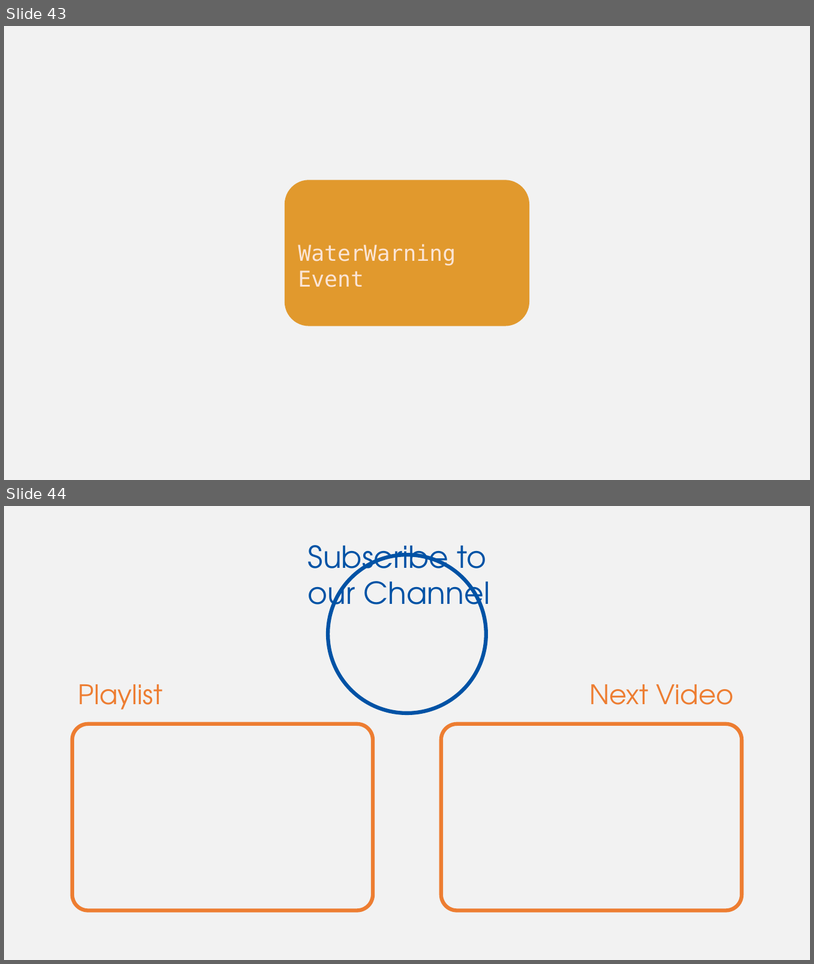
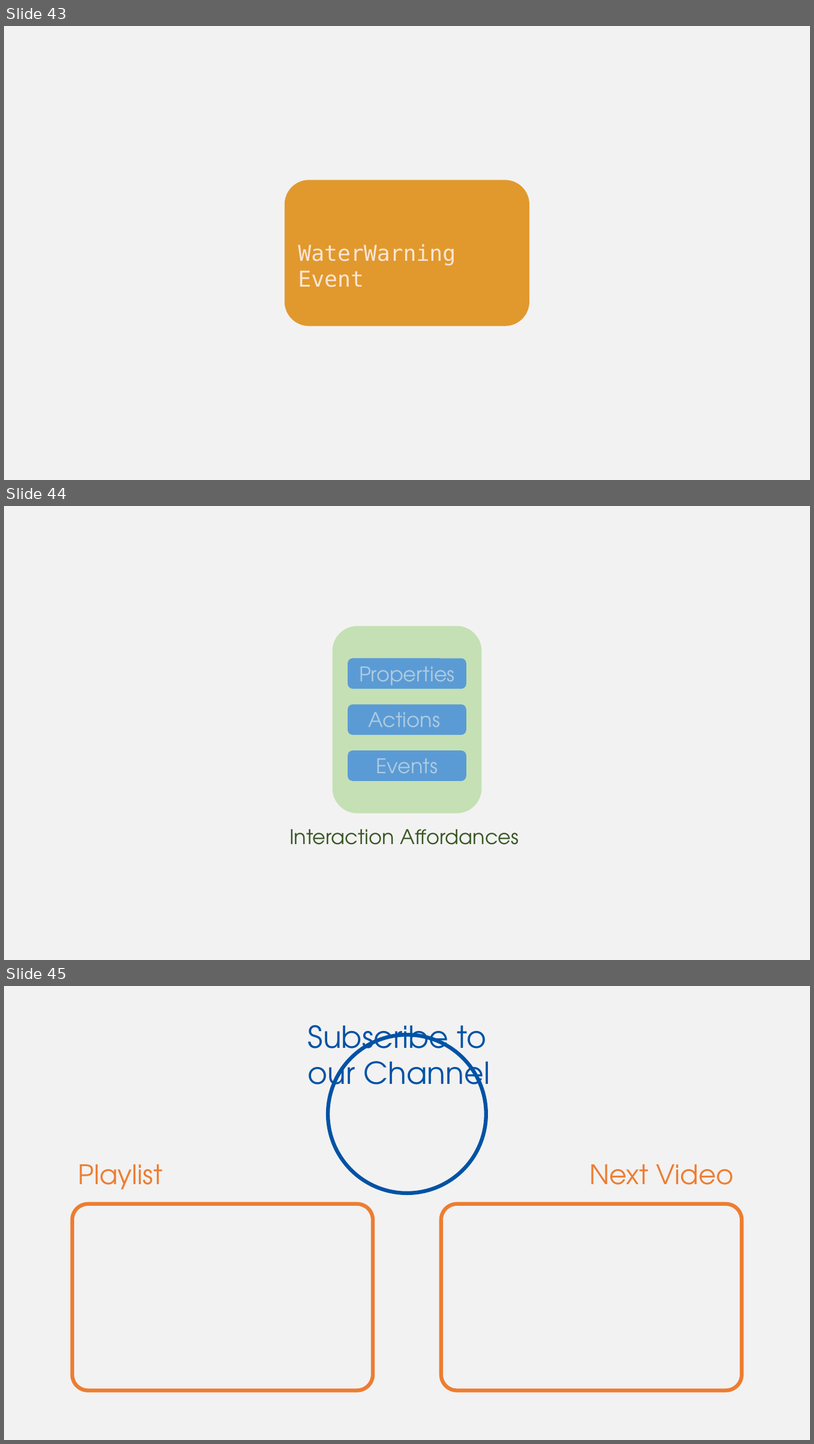
Before and after one commit to w3c/wot-cg, a slide deck: Tutorials/whatiswot/14-Interaction_Affordances/14-Interaction_Affordances.pptx. Shown one above the other, each under a label of ours: slides 43 and 44 before the commit, slides 43, 44 and 45 after it. The pictures are 814x964 and 814x1444 pixels, drawn with LibreOffice and Linux fonts; fonts in the diff are those of the drawing. Boxes give left, top, right and bottom in pixels: in the first picture for what was removed or moved away, otherwise in the second. Text is boxed around its words. In the diff, an @@ line names an element or a change of style, - is before the commit and + after.

Commit message:
ffix according to the feedback

```diff
--- a/Tutorials/whatiswot/14-Interaction_Affordances/14-Interaction_Affordances.pptx
+++ b/Tutorials/whatiswot/14-Interaction_Affordances/14-Interaction_Affordances.pptx
@@ slide 44 added at [4, 506, 810, 960], background #F2F2F2 @@
@@ rounded rectangle added at [332, 626, 482, 813], fill #C5E0B4 @@
@@ rounded rectangle added at [348, 658, 467, 688], fill #5B9BD5 @@
@@ text added at [359, 666, 455, 691], 24 pt, text #AFCBE0 @@
+Properties
@@ rounded rectangle added at [348, 705, 467, 735], fill #5B9BD5 @@
@@ text added at [369, 712, 441, 737], 24 pt, text #AFCBE0 @@
+Actions
@@ rounded rectangle added at [348, 750, 467, 781], fill #5B9BD5 @@
@@ text added at [377, 758, 438, 783], 24 pt, text #AFCBE0 @@
+Events
@@ text added at [290, 829, 519, 844], 24 pt, text #385723 @@
+Interaction Affordances
@@ what was slide 44 is now slide 45 @@
```
